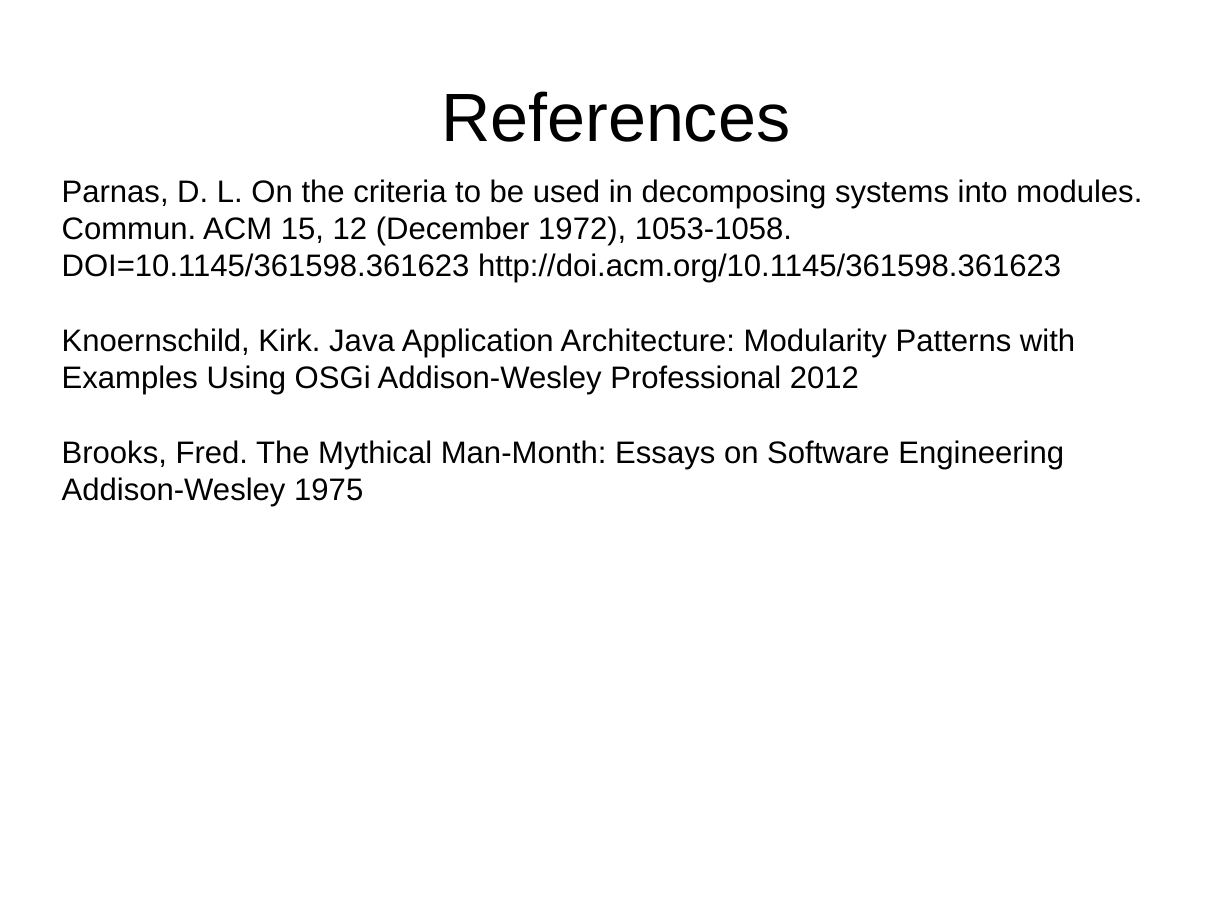
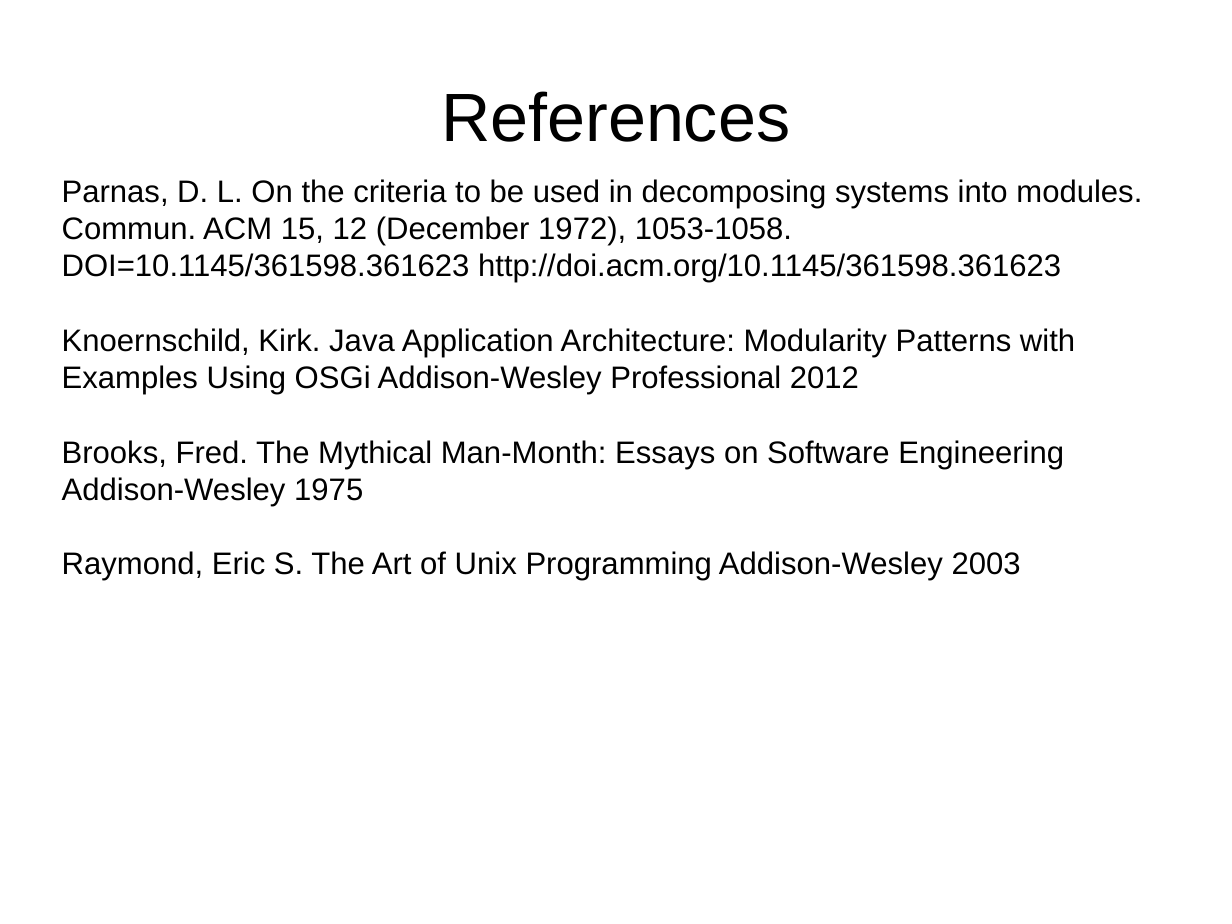
Before and after one commit to bobpaulin/whats-my-modularity, a slide deck: slide 50 of presentation/WhatsMyModularity.odp (slide 43 before the commit). Drawn at 1232x924 pixels with LibreOffice and Linux fonts; fonts in the diff are those of the drawing. Boxes give left, top, right and bottom in pixels: in the first picture for what was removed or moved away, otherwise in the second. Text is boxed around its words. In the diff, an @@ line names an element or a change of style, - is before the commit and + after.

```diff
--- a/presentation/WhatsMyModularity.odp
+++ b/presentation/WhatsMyModularity.odp
@@ subtitle at (x1=62, y1=551, x2=1021, y2=581): paragraph added @@
+Raymond, Eric S. The Art of Unix Programming Addison-Wesley 2003
```
Also in this commit, not shown: 9 other slides changed, 8 slides added, 1 slide removed.
